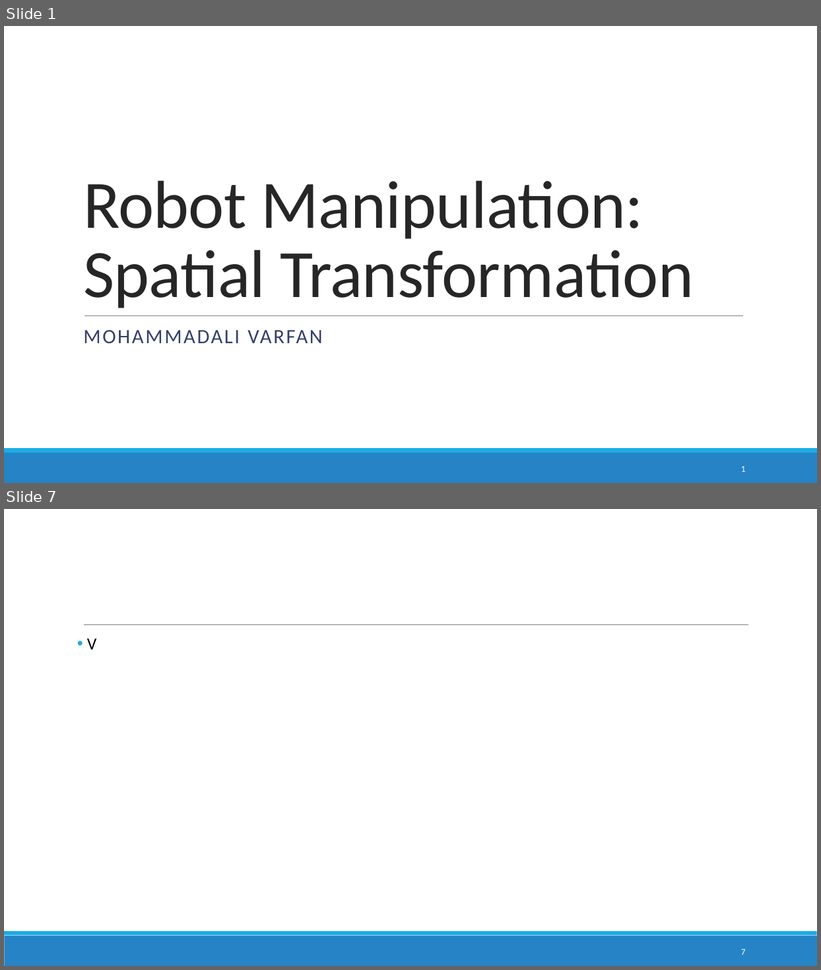
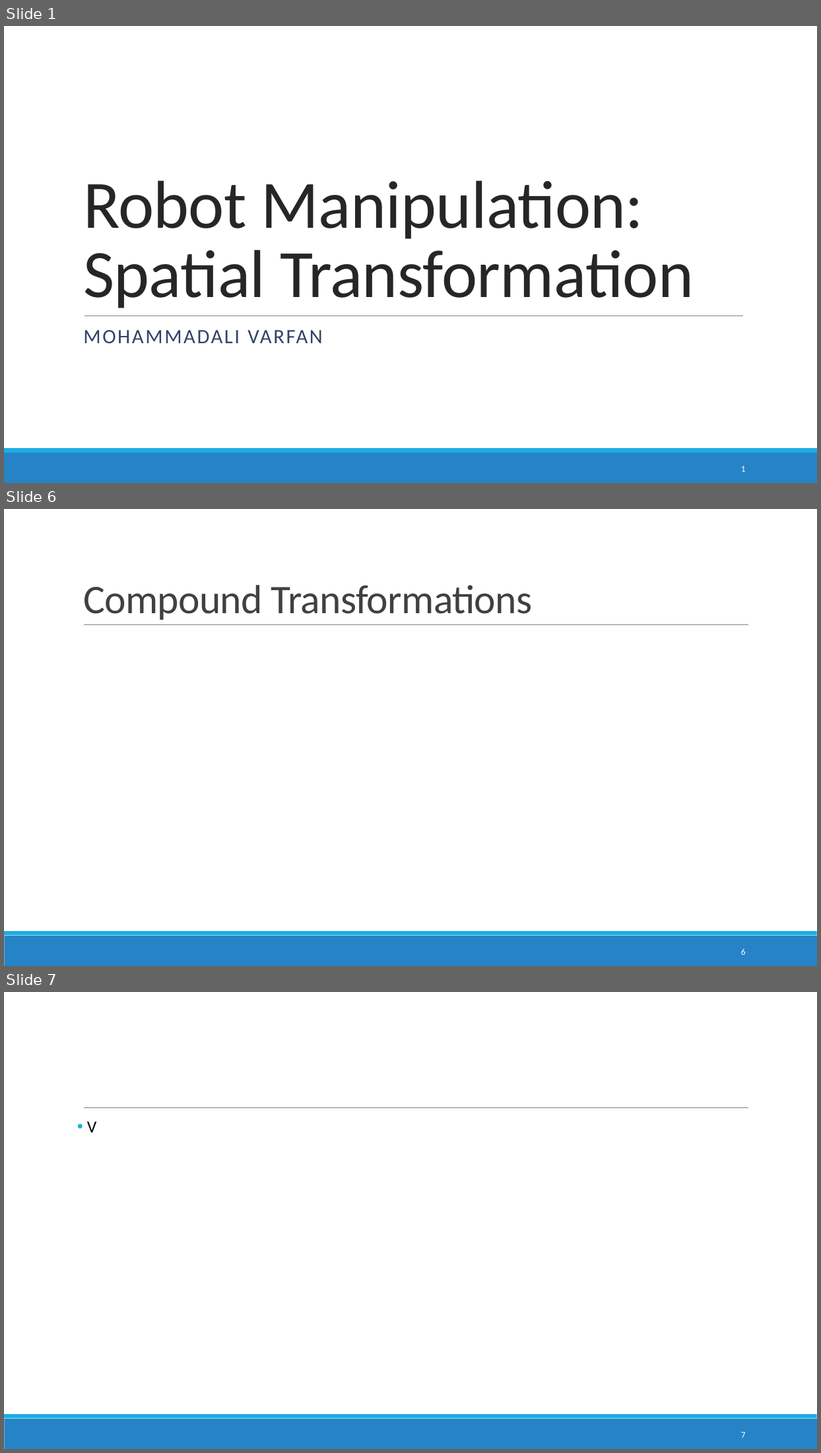
Before and after one commit to avarf/robot_Manipulation, a slide deck: presentations/1/slides_presentation.pptx. Shown one above the other, each under a label of ours: slides 1 and 7 before the commit, slides 1, 6 and 7 after it; the slides between them are not shown. The pictures are 821x970 and 821x1453 pixels, drawn with LibreOffice and Linux fonts; fonts in the diff are those of the drawing; grey boxes stand for pictures. Boxes give left, top, right and bottom in pixels: in the first picture for what was removed or moved away, otherwise in the second. Text is boxed around its words. In the diff, an @@ line names an element or a change of style, - is before the commit and + after.

```diff
--- a/presentations/1/slides_presentation.pptx
+++ b/presentations/1/slides_presentation.pptx
@@ slide 6 added at <box>4,509,817,966</box>, background #FFFFFF; not listed: 3 template elements that a slide beside it also shows @@
@@ title added at <box>83,585,533,620</box>, 48 pt, text #404040 @@
+Compound Transformations
@@ page number added at <box>741,949,746,955</box>, 10.5 pt, text #FFFFFF @@
+6
```
Also in this commit, not shown: 1 slide changed, 3 other slides added, 4 slides removed, 1 other file.
